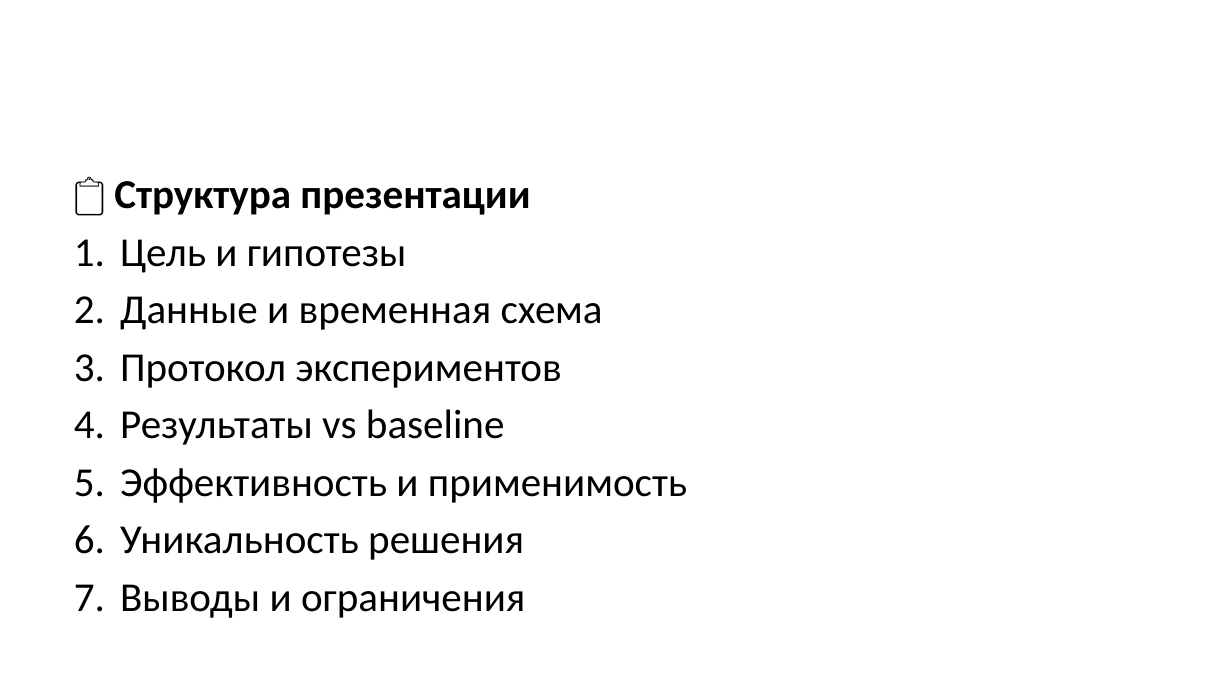
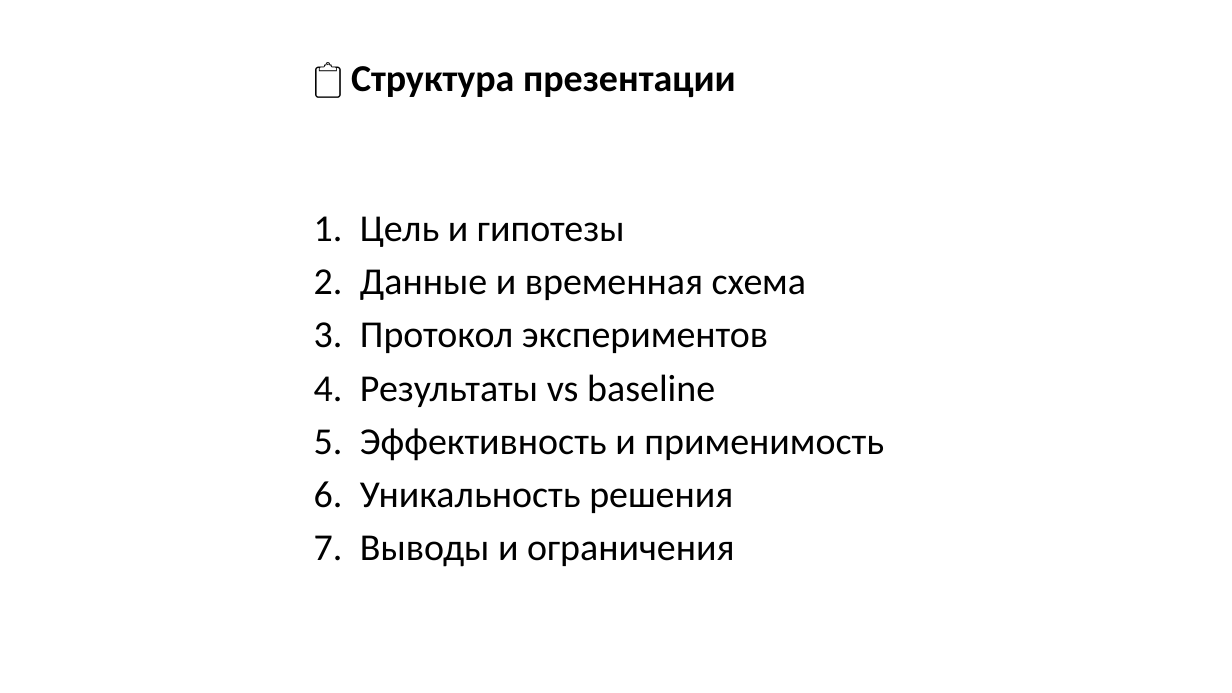
Before and after one commit to sokanaid/finnam-forecast-pulsetech, a slide deck: slide 2 of PITCH_PRESENTATION.pptx. Drawn at 1232x693 pixels with LibreOffice and Linux fonts; fonts in the diff are those of the drawing. Boxes give left, top, right and bottom in pixels: in the first picture for what was removed or moved away, otherwise in the second. Text is boxed around its words. In the diff, an @@ line names an element or a change of style, - is before the commit and + after.

```diff
--- a/PITCH_PRESENTATION.pptx
+++ b/PITCH_PRESENTATION.pptx
@@ text "📋 Структура презентации": place and size @@
-text "📋 Структура презентации" at (114,181,687,618)
+text "📋 Структура презентации" at (351,66,884,567)
@@ text "📋 Структура презентации" at (351,66,884,567): size 24 to 22.2 pt @@
```
Also in this commit, not shown: 7 other slides changed, 4 slides added, 9 slides removed.
